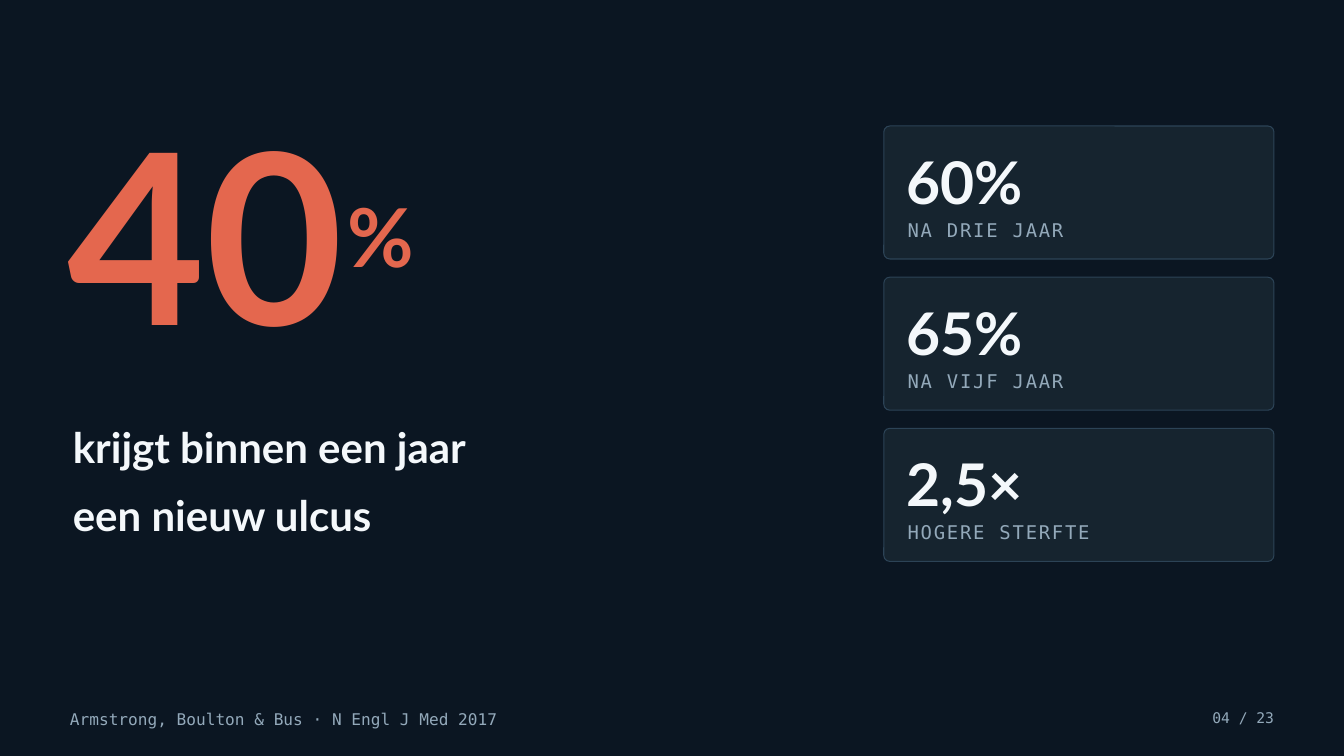
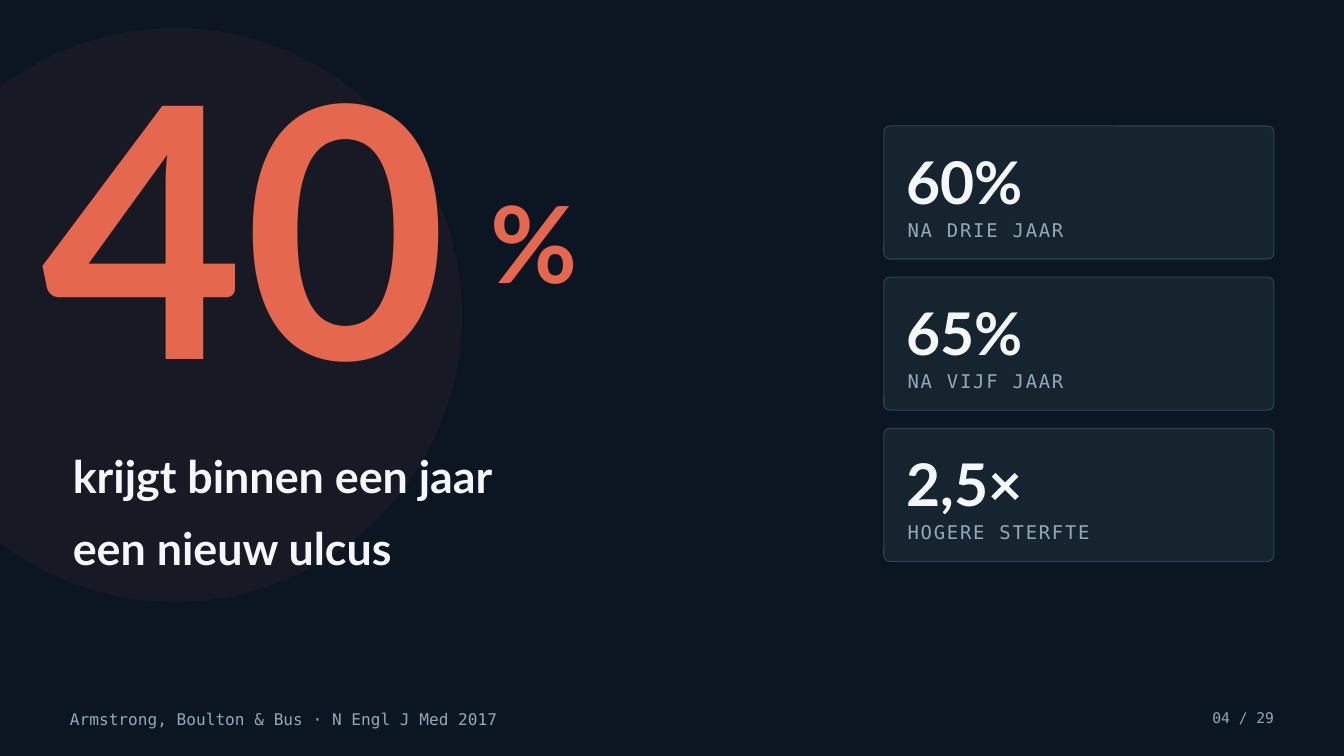
Before and after one commit to Dellfs/paradise-project, a slide deck: slide 4 of PARADISE_presentatie/PARADISE_informatiesessie_voetklinieken.pptx. Drawn at 1344x756 pixels with LibreOffice and Linux fonts; fonts in the diff are those of the drawing. Boxes give left, top, right and bottom in pixels: in the first picture for what was removed or moved away, otherwise in the second. Text is boxed around its words. In the diff, an @@ line names an element or a change of style, - is before the commit and + after.

```diff
--- a/PARADISE_presentatie/PARADISE_informatiesessie_voetklinieken.pptx
+++ b/PARADISE_presentatie/PARADISE_informatiesessie_voetklinieken.pptx
@@ ellipse added at [0, 28, 462, 602], fill #E4674E at 6% opacity @@
@@ text "40": place and size @@
-text "40" at [67, 151, 343, 327]
+text "40" at [42, 103, 448, 362]
@@ text "40" at [42, 103, 448, 362]: size 170 to 250 pt; line spacing 0.88 to 0.82 @@
@@ text "%": place and size @@
-text "%" at [347, 162, 487, 253]
+text "%" at [490, 145, 658, 257]
@@ text "%" at [490, 145, 658, 257]: size 58 to 76 pt @@
@@ text "krijgt binnen een jaar": place and size @@
-text "krijgt binnen een jaar" at [73, 431, 466, 532]
+text "krijgt binnen een jaar" at [73, 459, 493, 566]
@@ text "krijgt binnen een jaar" at [73, 459, 493, 566]: size 30 to 32 pt @@
@@ text at [1212, 712, 1274, 723]: text changed @@
-04 / 23
+04 / 29
```
Also in this commit, not shown: 19 other slides changed, 7 slides added, 1 slide removed, 8 other files.
